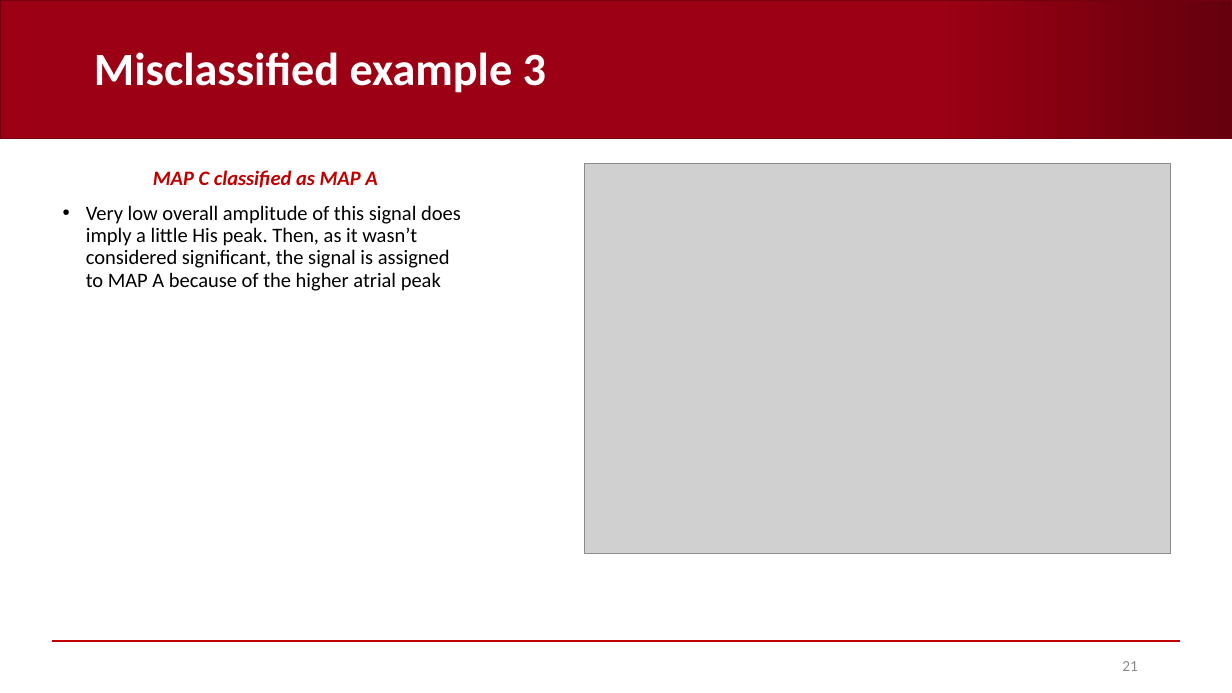
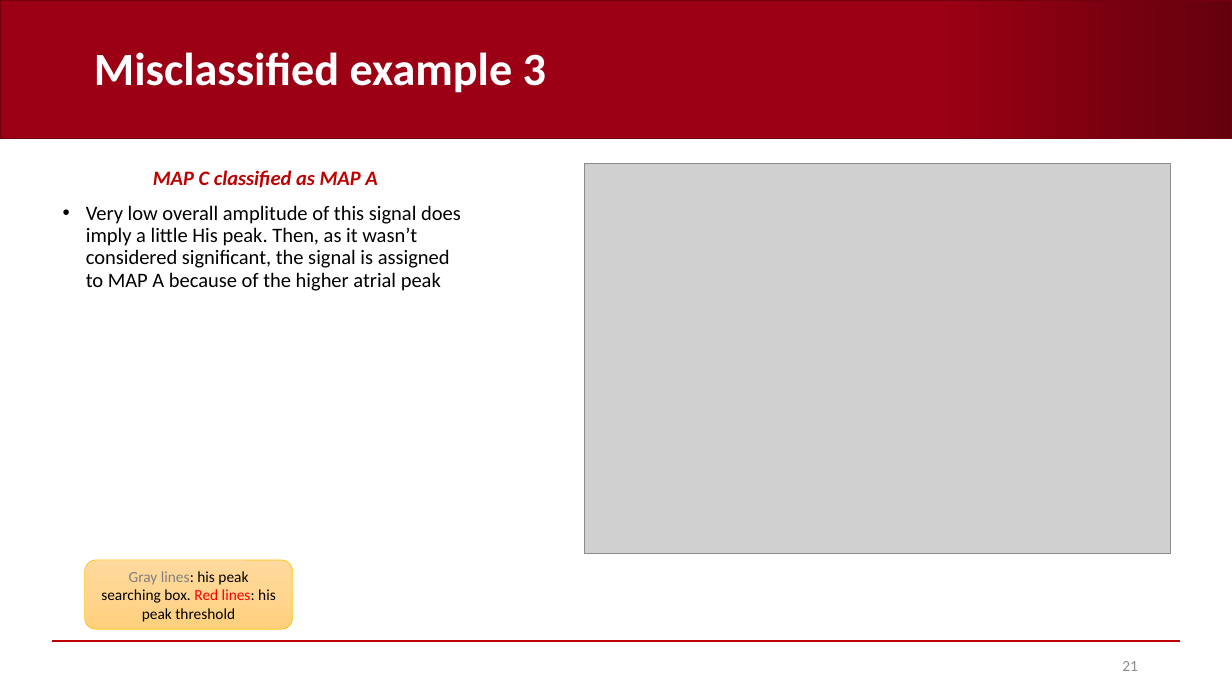
Before and after one commit to AndreaCorrado00/Tesi_magistrale_Corrado_Andrea, a slide deck: slide 21 of Documentation/5. Heuristic classifier strategy B.pptx. Drawn at 1232x693 pixels with LibreOffice and Linux fonts; fonts in the diff are those of the drawing; grey boxes stand for pictures; background and template pictures are left out. Boxes give left, top, right and bottom in pixels: in the first picture for what was removed or moved away, otherwise in the second. Text is boxed around its words. In the diff, an @@ line names an element or a change of style, - is before the commit and + after.

```diff
--- a/Documentation/5. Heuristic classifier strategy B.pptx
+++ b/Documentation/5. Heuristic classifier strategy B.pptx
@@ rounded rectangle added at [85, 560, 293, 629], fill gradient #FFDB9E to #FFD590 to #FFD07C, outline #FFC000 0.5 pt, 12 pt, text #000000 @@
+Gray lines: his peak searching box. Red lines: his peak threshold
```
Also in this commit, not shown: 7 other slides changed, 8 other files.
